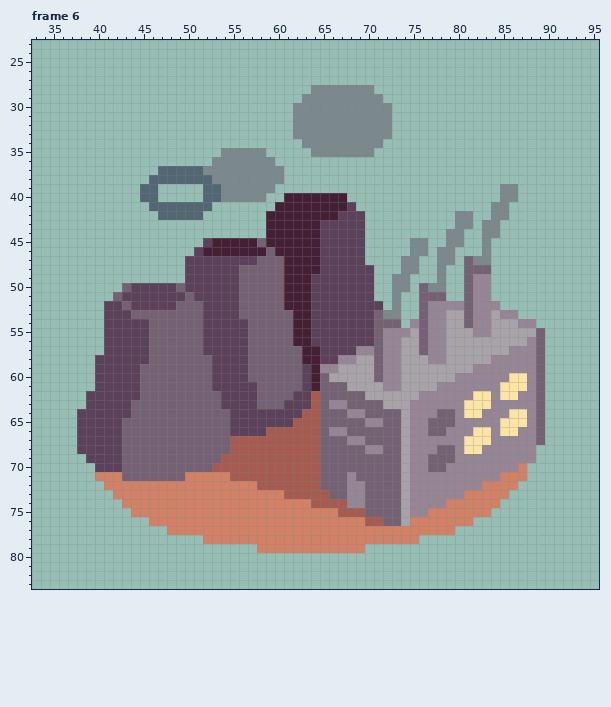
Two states of a pixel-art file, assets/aseprite/facilities.aseprite. Above is the file before it was changed.
128x128 pixels, 8 frames. Shown: frame 6: x 33..95, y 23..83. The commit also changed other frames, which this record leaves out.
The result:
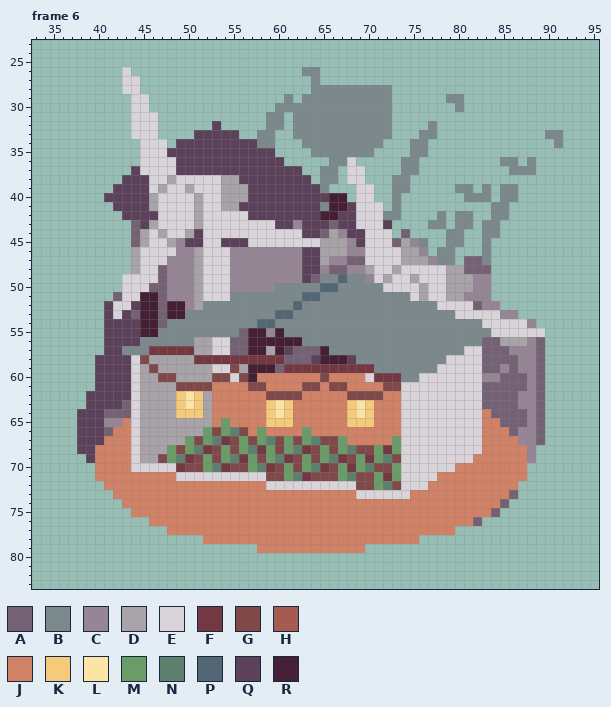
Palette (. is transparent): A #756174  B #7b888c  C #968695  D #a8a3a8  E #d9d4d9  F #733841  G #804949  H #a65b51  J #d18166  K #f5ca7a  L #fce4a4  M #699c67  N #5c806d  P #536673  Q #5c415a  R #452034
Difference:
layer "CoalPlantFlat/CoalPlantEnd" now shown
layer "WorkshopFlat/WorkshopStart" now shown
layer "WorkshopFlat/WorkshopEnd" now shown
layer "CanneryFlat/CanneryStart" now shown
layer "CanneryFlat/CanneryEnd" now shown
layer "WaterPumpFlat/AnimStart" now shown
layer "WaterPumpFlat/AnimOn" now shown
layer "WaterPumpFlat/AnimEnd" now shown
layer "WindFarmFlat/AnimEnd" added
layer "HydroponicsFlat/AnimStart" added
layer "HydroponicsFlat/AnimEnd" added
Changed rows in their new state; - is an unchanged pixel.
Frame 6:
first column x 40:
26 ---E-------------------BB---------------------------
27 ---EE-------------------B---------------------------
28 ---EE--------------------------BB-------------------
29 ----EE---------------B----------B------BB-----------
30 ----EE--------------BB------------------B-----------
31 ----EEE------------BB-------------------------------
32 ----EEE------Q-----BB----------------B--------------
33 ----EEE----QQQQQ--BB----------------BB------------BB
34 -----EEE-QQQQQQQQQBB---------------BB--------------B
35 -----EEEQQQQQQQQQQQQ---------------BB---------------
36 -----EEEEQQQQQQQQQQQQ-----BBE-----BB---------BB-B---
37 ----QEEEEQQQQQQQQQQQQQQ--BB-EE----BB----------BBB---
38 ---QQQEEDEEEEEDDQQQQQQQQ-BB-EE---BB-----------------
39 --QQQQEDEEDEEEDDDQQQQQQQQB---EE--BB-----BB-B--------
40 -QQQQQDEEEEDEEDDDQQQQQQQQQ---EE--B-------BBB--------
41 --QQQQDEEEEDEEDDQQQQQQQQQB---EEE-B------------------
42 ---QQQQEEEEDEEEEEQQQQQQQQ----EEEBB----B-------------
43 ----AQDEEEEDEEEEEEEEQQCQQ-A--EEEQ----BB-------------
44 ----ADEDEEDQEEEEEEEEEEEQQADC--EEE-A-----------------
45 ----ADEEDCQQEEQQQEEEEEEEEDDDC-EEEADC----------------
46 ----DEEEECCDEEECCCCCCCCQQDDDCCEEEEDDC---------------
47 ----DEEECCCDEEECCCCCCCCQQDCCAAEEEEDDDC----A---------
48 ----DEEACCCDEEECCCCCCCCQQCAACCDEEDEEEEEDD-----------
49 ---EEEEACCCDEEECCCCCCCCQABBPBBCEDEEDEEEDDD----------
50 ---EEEAACCCDEEECCCCCBBBBBPPBBBBBEEEEDEEDDD----------
51 ---EERRACCCDEEEBBBBBBBBPPBBBBBBBB-BEDEEDDC----------
52 --EE-RRARRCDBBBBBBBBBBPBBBBBBBBBB-BBBBEEEEA---------
53 --E--RR-RRBBBBBBBBBBPPBBBBBBBBBB--BBBBBBEEEEE-------
54 -----RR-BBBBBBBBBBPPBBBBBBBBBBBBBBBBBBBBBBBEEEEE----
55 -----RRBBBBBBBBBARRCRBBBBBBBBBBBBBBBBBBBBBBBEEEEEE--
56 -----BBBBBBDDEEAARRRRR-BBBBBBBBBBBBBBBBBBBBAA-------
57 ---BBBFFFFFDDEEAARRDRQ-AARBBBBBBBBBBBBBBBEEAAA------
58 ----EGDDDDDFFFFFFFFFF--AQRRRQBBBBBBBBBBEEEEAAAA-----
59 ----EDGDDDDDDEEGDRRR-FFFFFFFFFFBBBBBBBEEEEEAA-A-----
60 ----EDDGGDDDDGGEGRJJJJJJJGJJJJEFFFBBEEEEEEE--AAA----
61 ----EDDDDGGGGJJJJGGJJJJGGJGGJJJJGGEEEEEEEEEAAAAA----
62 ----EDDDDKLKDJJJJJJGGGGJJJJJGGGGJJEEEEEEEEEAAAA-----
63 ---AEDDDDKLKDJJJJJJKLKJJJJJJKLKJJJEEEEEEEEEAAAA-----
64 -AAAEDDDDKKKDJJJJJJKLKJJJJJJKLKJJJEEEEEEEEEJAAAA----
65 -CCJEDDDDDDDDJMJJJJKKKJJJJJJKKKJJJEEEEEEEEEJJAAA----
66 -AJJEDDDDDDDMGMNGJMJJJJMJJJJJJJJJJEEEEEEEEEJJJA-----
67 -JJJEDDDDDMGMNFGMGMNGMGMNGGMJJJJJMEEEEEEEEEJJJJ-----
68 JJJJEDDDMGMNFGMGMNFMGMNFGMGMNGGMFMEEEEEEEEEJJJJJ----
69 JJJJEDDGMNFGMGMNFMGMNFGMGMNFGMFMNGEEEEEEEEJJJJJJ----
70 JJJJEEEEEFGGMNFGGMNFGMGMNFGMFMNGGMEEEEEEJJJJJJJ-----
71 ---JJJJJJEEEEEEEEEEGGMNFGGGMNGGMFMEEEEJJJJJJJ-------
72 ------------------JEEEEEEEEEEGGMNGEEEJJJJJJ---------
73 ---------------------JJJJJJJJEEEEEEJJJJJJ-----A-----
74 ------------------------JJJJJJJJJJJJJJJ------A------
75 ---------------------------JJJJJJJJJJ-------A-------
76 ------------------------------JJJJJ-------A---------
Changed places in both pictures, as pixel boxes (x1, y1, x2, y2):
changed: (95, 67, 563, 526)
